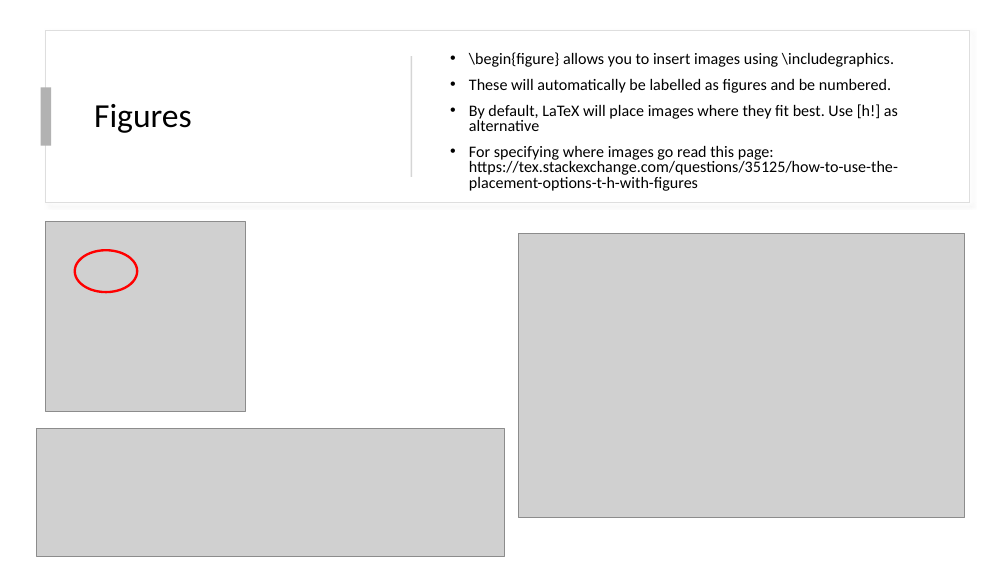
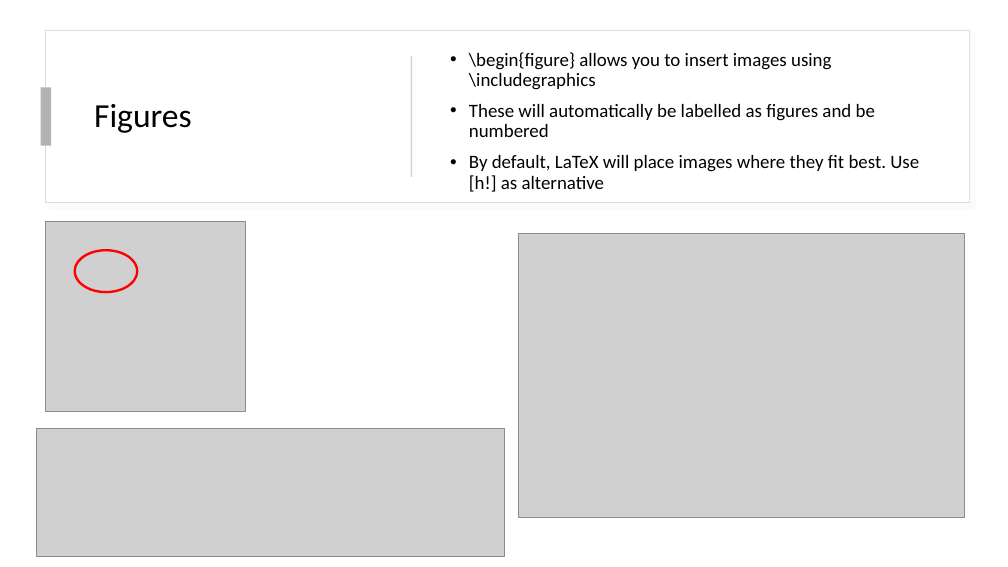
Before and after one commit to ocunningham08/LaTeX-Workshop, a slide deck: slide 20 of Workshop.pptx (slide 21 before the commit). Drawn at 1008x567 pixels with LibreOffice and Linux fonts; fonts in the diff are those of the drawing; grey boxes stand for pictures. Boxes give left, top, right and bottom in pixels: in the first picture for what was removed or moved away, otherwise in the second. Text is boxed around its words. In the diff, an @@ line names an element or a change of style, - is before the commit and + after.

```diff
--- a/Workshop.pptx
+++ b/Workshop.pptx
@@ text at (x1=469, y1=52, x2=875, y2=137): text changed; size 15.3 to 18 pt @@
-• \begin{figure} allows you to insert images using \includegraphics.
-• These will automatically be labelled as figures and be numbered.
+• \begin{figure} allows you to insert images using \includegraphics
+• These will automatically be labelled as figures and be numbered
@@ text at (x1=469, y1=146, x2=898, y2=191): paragraph removed @@
-• For specifying where images go read this page: https://tex.stackexchange.com/questions/35125/how-to-use-the-placement-options-t-h-with-figures
@@ text at (x1=469, y1=155, x2=919, y2=192): size 15.3 to 18 pt in "By default, LaTeX will place images where ..."; line spacing 0.8 to 0.9 @@
```
Also in this commit, not shown: 21 other slides changed, 6 slides removed, 1 other file.
